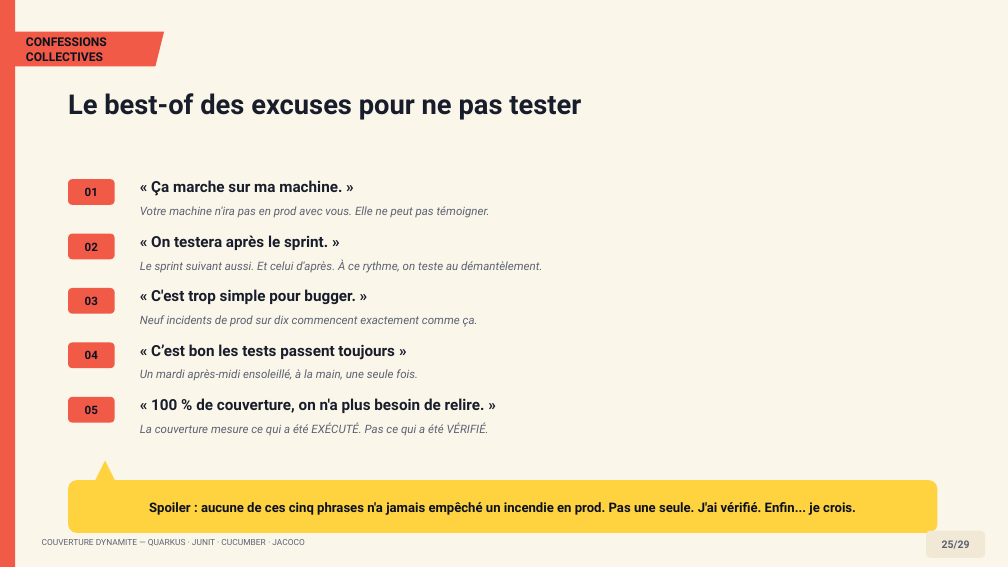
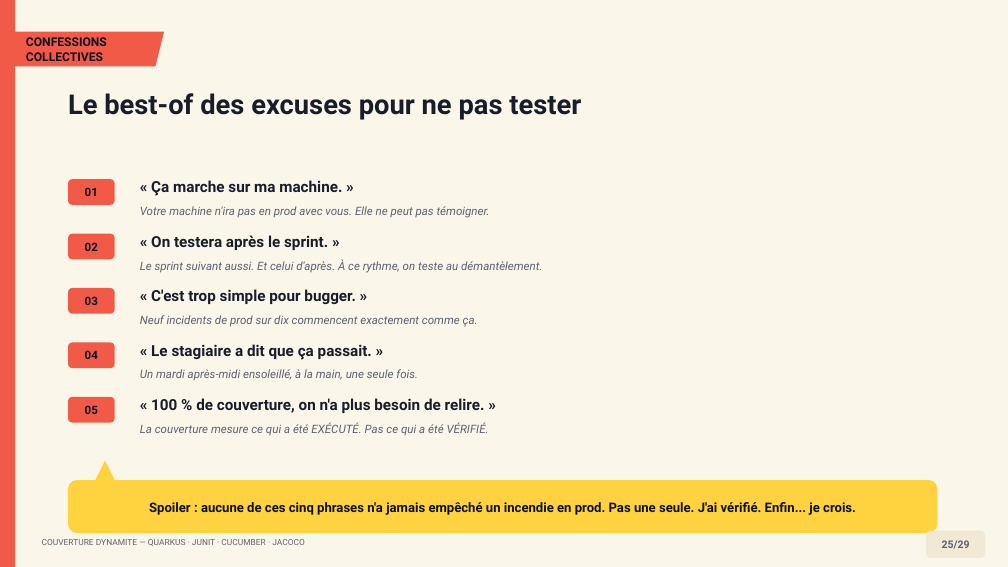
Before and after one commit to sidevconcept/couverture-junit-cucumber-jacoco, a slide deck: slide 25 of presentation/couverture-code-conference-dynamite.pptx. Drawn at 1008x567 pixels with LibreOffice and Linux fonts; fonts in the diff are those of the drawing. Boxes give left, top, right and bottom in pixels: in the first picture for what was removed or moved away, otherwise in the second. Text is boxed around its words. In the diff, an @@ line names an element or a change of style, - is before the commit and + after.

```diff
--- a/presentation/couverture-code-conference-dynamite.pptx
+++ b/presentation/couverture-code-conference-dynamite.pptx
@@ text at [151, 344, 372, 360]: text changed @@
-« C’est bon les tests passent toujours »
+« Le stagiaire a dit que ça passait. »
```
Also in this commit, not shown: 9 other slides changed, 7 other files.
